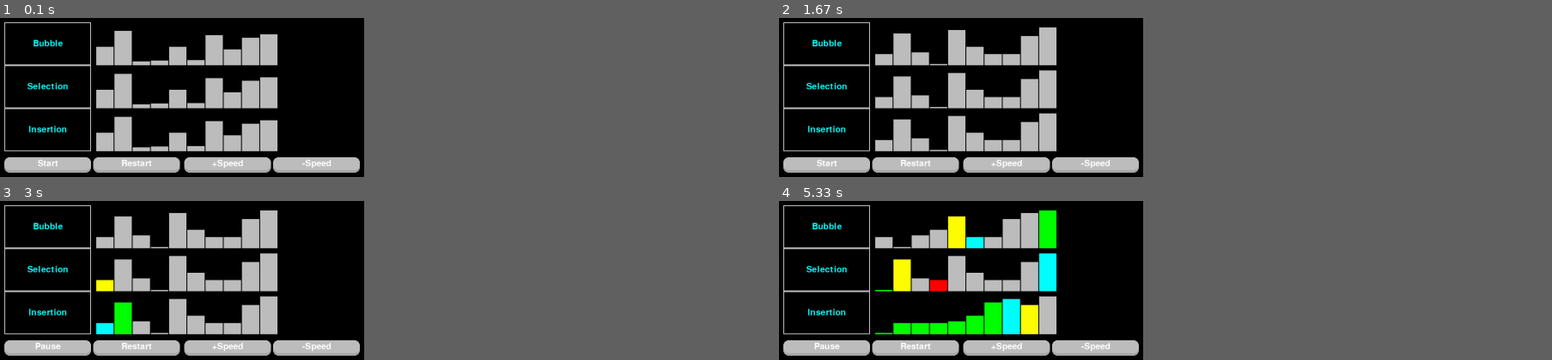
Above: before the commit, frames 1-4 (two rows, left to right).
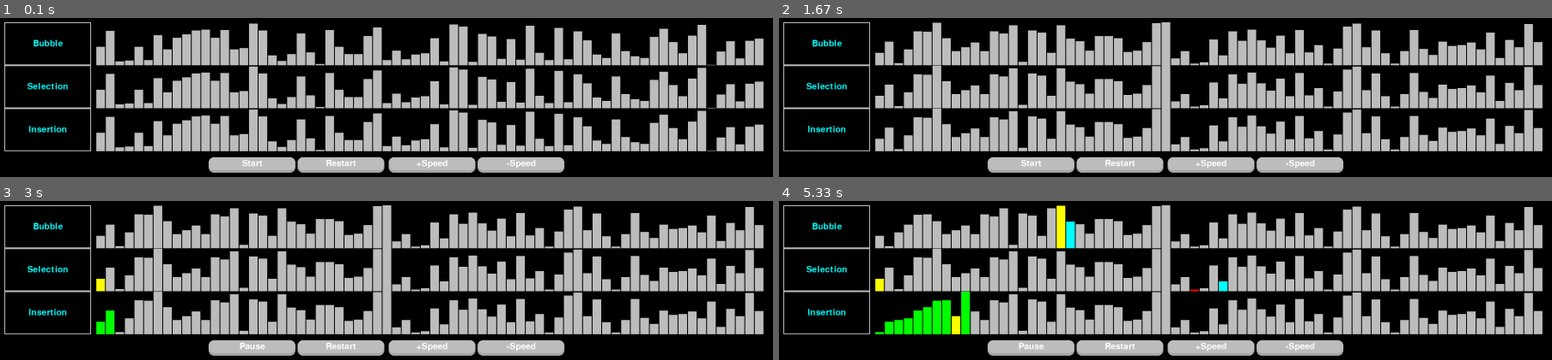
Above: after the commit, the same moments.

Repository: Moontok/Pygame_Practice
Game: pygame game, started from Visual_Sorting/sorting_main.py
Two runs of this game, one before a commit and one after it. Both use one fixed random seed, a clock stepped at 60 frames per second and the inputs below.
Inputs:
- Up to frame 1 (0.1 s): no input
- Up to frame 2 (1.67 s): click "Start" at 0.43 s; click "Restart" at 0.8 s; click "Restart" at 1.2 s
- Up to frame 3 (3 s): click "Start" at 2.6 s
- Up to frame 4 (5.33 s): click "+Speed" at 3 s; click "-Speed" at 4.33 s
In our replay, the window is 424x186 before the commit and 900x186 after it. These sizes can differ from the game's own. Grey fills any space a smaller window leaves; there, only what the larger window draws over its background counts as a difference.

The runs differ from the first frame. In frame 1, 36% of the frame differs, in the area x 0-99%, y 3-98%; in frame 2, 41%; in frame 3, 41%; in frame 4, 42%, in the area x 0-99%, y 2-98%.

Commit message:
Refactored sorts to simplify.

Diff:
--- a/Visual_Sorting/sorter.py
+++ b/Visual_Sorting/sorter.py
@@ -17,6 +17,9 @@
         self.selection_generator = None
         self.insertion_generator = None
         self.sorting = False
+        self.bubble_sorting = True
+        self.selection_sorting = True
+        self.insertion_sorting = True
 
         self.setup_values()
 
@@ -64,13 +67,10 @@
                     self.values_for_bubble[k - 1].color = pg.Color("grey")  #############
                 self.values_for_bubble[k].color = pg.Color("yellow")  #############
                 self.values_for_bubble[k + 1].color = pg.Color("cyan")  #############
-                yield True  #############
                 if self.values_for_bubble[k].height > self.values_for_bubble[k + 1].height:
                     yield True  #############
                     self.swap(self.values_for_bubble, k, k + 1)
                     done = False
-                    self.values_for_bubble[k + 1].color = pg.Color("yellow")  #############
-                    self.values_for_bubble[k].color = pg.Color("cyan")  #############
             sorted += 1
             self.values_for_bubble[-sorted].color = pg.Color("green")  #############
 
@@ -88,37 +88,33 @@
             self.values_for_selection[i].color = pg.Color("yellow")  #############
             for j in range(i + 1, len(self.values_for_selection)):
                 yield True  #############
-                if j - 1 > i:  #############
+                if j - 1 > i and j - 1 != best:  #############
                     self.values_for_selection[j - 1].color = pg.Color("grey")  #############
                 self.values_for_selection[j].color = pg.Color("cyan")  #############
-                yield True  #############
                 if self.values_for_selection[j].height < self.values_for_selection[best].height:
                     if best != i:  #############
                         self.values_for_selection[best].color = pg.Color("grey")  #############
-                    self.values_for_selection[j].color = pg.Color("cyan")  #############
                     best = j
-                if best != i:  #############
-                    self.values_for_selection[best].color = pg.Color("red")  #############
+                    if best != i:  #############
+                        self.values_for_selection[best].color = pg.Color("red")  #############
             yield True  #############
             self.swap(self.values_for_selection, i, best)
             self.values_for_selection[i].color = pg.Color("green")  #############
+            if best != i:
+                self.values_for_selection[best].color = pg.Color("grey")  #############
         yield False  #############
 
     def insertion_sort(self):
+        self.values_for_insertion[0].color = pg.Color("green")
         for j in range(1, len(self.values_for_insertion)):
             yield True  #############
             k = j - 1
             self.values_for_insertion[j].color = pg.Color("yellow")  #############
-            self.values_for_insertion[k].color = pg.Color("cyan")  #############
             while k >= 0 and self.values_for_insertion[k].height > self.values_for_insertion[k + 1].height:
                 yield True  #############
-                if k > 0:  #############
-                    self.values_for_insertion[k - 1].color = pg.Color("green")  #############
-                self.values_for_insertion[k + 1].color = pg.Color("yellow")  #############
                 self.values_for_insertion[k].color = pg.Color("cyan")  #############
                 yield True  #############
                 self.swap(self.values_for_insertion, k, k + 1)
-
                 self.values_for_insertion[k + 1].color = pg.Color("green")  #############
                 self.values_for_insertion[k].color = pg.Color("yellow")  #############
                 k -= 1
--- a/Visual_Sorting/sorting_main.py
+++ b/Visual_Sorting/sorting_main.py
@@ -9,9 +9,9 @@
 def main():
     pg.init()
     pg.display.set_caption("Sorter")
-    number_of_values = 10
+    number_of_values = 70
     value_height = 100
-    value_width = 40
+    value_width = 20
     padding = 2
     sort_speed = 10
     screen_width = max(840, (value_width + padding) * number_of_values+padding + 240)
@@ -22,9 +22,6 @@
     app_running = True
 
     sorter = Sorter(number_of_values, value_height, value_width, sort_speed)
-    bubble_sorting = True
-    selection_sorting = True
-    insertion_sorting = True
 
     gui_font = pg.font.SysFont("Console", 30)
 
@@ -117,12 +114,12 @@
         selection_label.draw(screen)
         insertion_label.draw(screen)
         if sorter.sorting:
-            if bubble_sorting:
-                bubble_sorting = next(sorter.bubble_generator)
-            if selection_sorting:
-                selection_sorting = next(sorter.selection_generator)
-            if insertion_sorting:
-                insertion_sorting = next(sorter.insertion_generator)
+            if sorter.bubble_sorting:
+                sorter.bubble_sorting = next(sorter.bubble_generator)
+            if sorter.selection_sorting:
+                sorter.selection_sorting = next(sorter.selection_generator)
+            if sorter.insertion_sorting:
+                sorter.insertion_sorting = next(sorter.insertion_generator)
         sorter.draw_bubble(screen, padding + 220, value_height + 10)
         sorter.draw_selection(screen, padding + 220, 2 * value_height + 10)
         sorter.draw_insertion(screen, padding + 220, 3 * value_height + 10)
@@ -143,6 +140,9 @@
 
 def setup_new_sorts(sorter, button):
     sorter.sorting = False
+    sorter.bubble_sorting = True
+    sorter.selection_sorting = True
+    sorter.insertion_sorting = True
     sorter.setup_values()
     button.update_text("Start")
 
